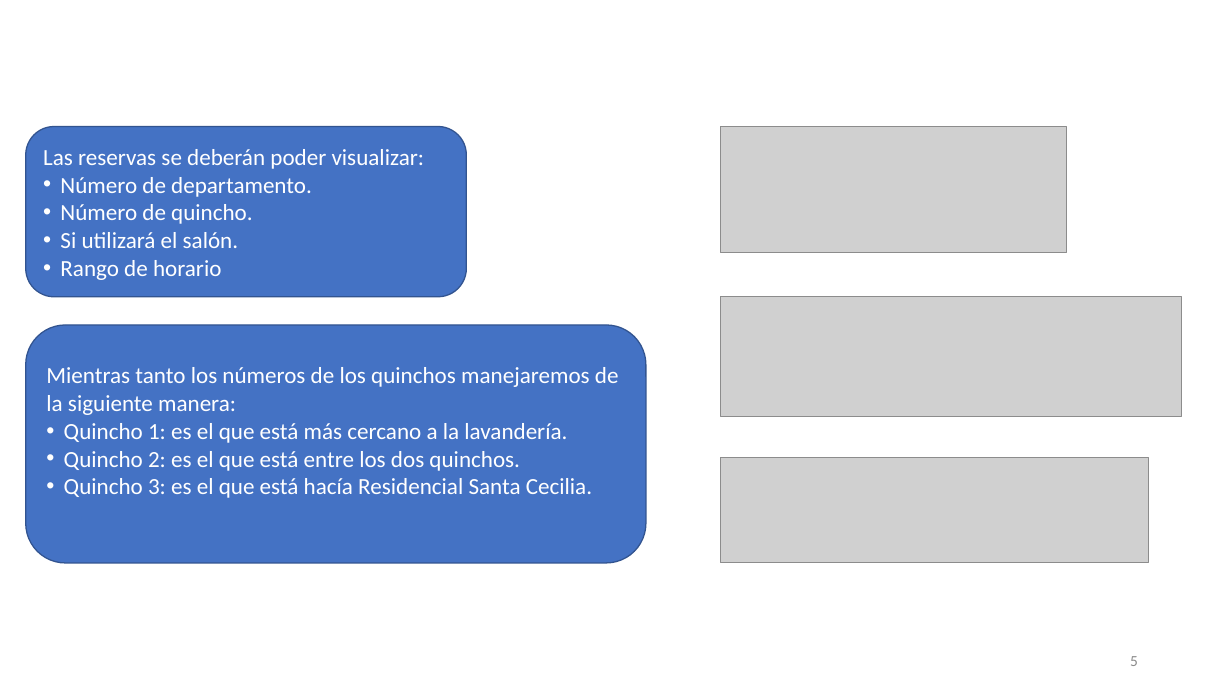
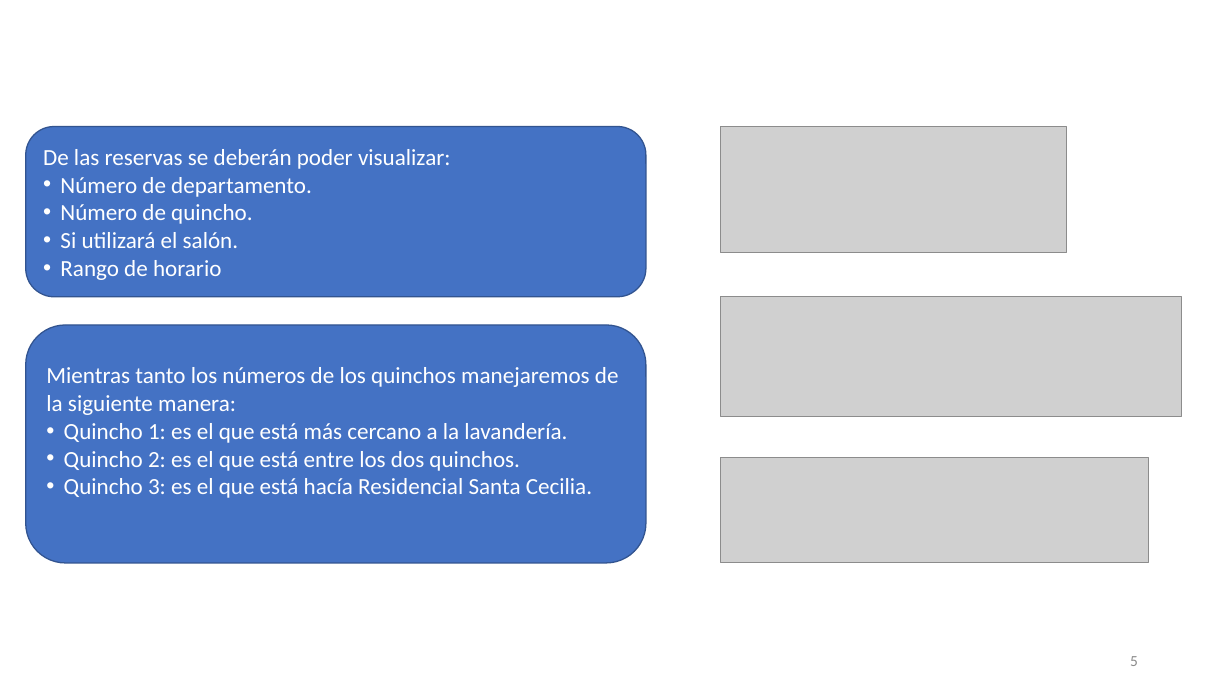
Before and after one commit to consejoyk1/intra, a slide deck: slide 5 of docs/consulta-calendario.pptx. Drawn at 1232x693 pixels with LibreOffice and Linux fonts; fonts in the diff are those of the drawing; grey boxes stand for pictures. Boxes give left, top, right and bottom in pixels: in the first picture for what was removed or moved away, otherwise in the second. Text is boxed around its words. In the diff, an @@ line names an element or a change of style, - is before the commit and + after.

```diff
--- a/docs/consulta-calendario.pptx
+++ b/docs/consulta-calendario.pptx
@@ rounded rectangle "De las reservas se deberán ...": place and size @@
-rounded rectangle "De las reservas se deberán ..." at [26,127,467,297]
+rounded rectangle "De las reservas se deberán ..." at [26,127,646,297]
@@ text in rounded rectangle at [43,149,451,169]: text changed @@
-Las reservas se deberán poder visualizar:
+De las reservas se deberán poder visualizar:
```
Also in this commit, not shown: 3 other files.
